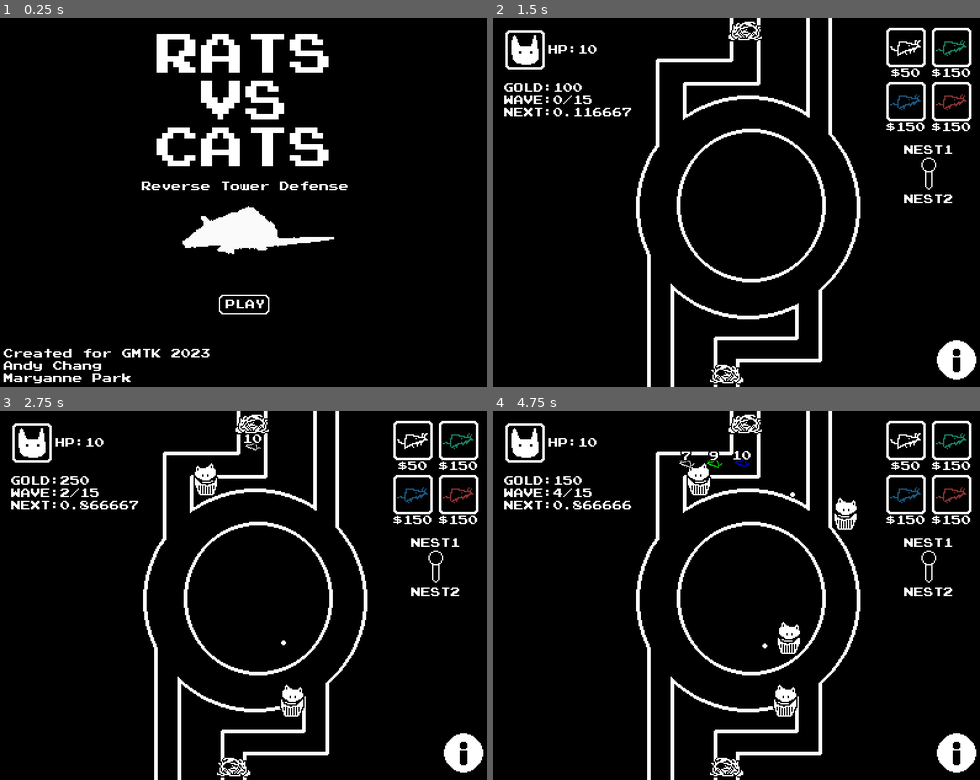
Above: before the commit, frames 1-4 (two rows, left to right).
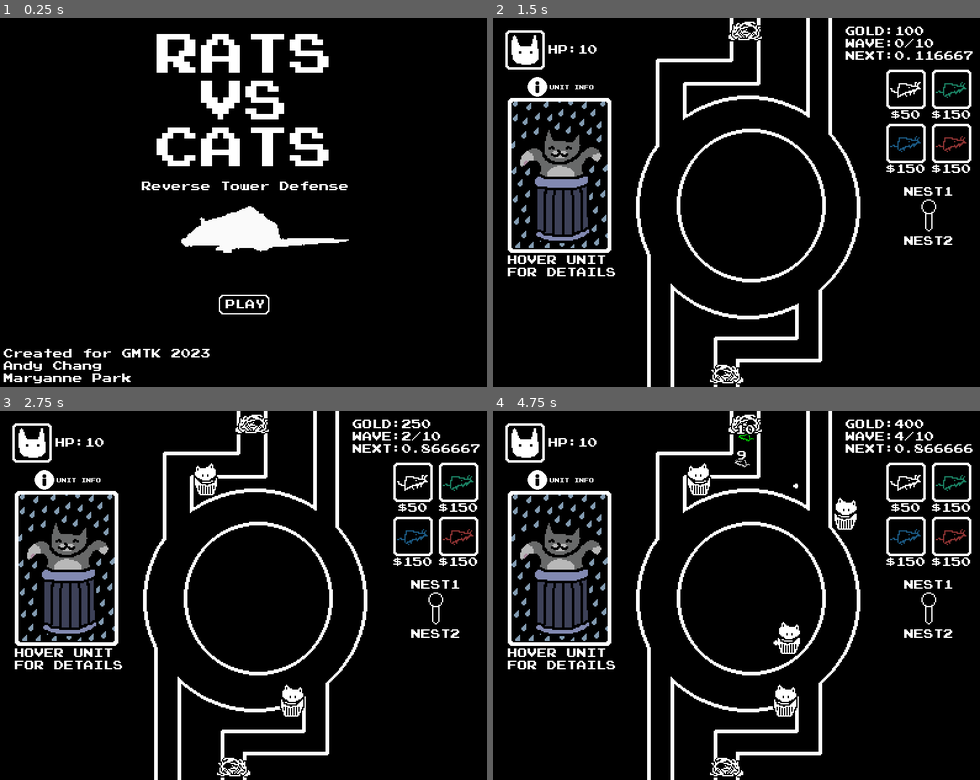
Above: after the commit, the same moments.

Repository: andymjchang/gmtk-2023
Game: Godot game, scene res://Scenes/Title.tscn
Two runs of this game, one before a commit and one after it. Both use one fixed random seed, a clock stepped at 60 frames per second and the inputs below.
Inputs (mouse positions are in pixels of both pictures, inside the frame that each line leads up to):
- Up to frame 1 (0.25 s): no input
- Up to frame 2 (1.5 s): move the mouse to (736, 305) at 0.52 s; click (736, 305) at 0.6 s; move the mouse to (955, 361) at 1.27 s; click (955, 361) at 1.35 s
- Up to frame 3 (2.75 s): move the mouse to (413, 440) at 2.02 s; click (413, 440) at 2.1 s
- Up to frame 4 (4.75 s): move the mouse to (950, 440) at 2.77 s; click (950, 440) at 2.85 s; move the mouse to (906, 495) at 3.52 s; click (906, 495) at 3.6 s; move the mouse to (950, 495) at 4.27 s; click (950, 495) at 4.35 s

The runs differ from the first frame. In frame 1, 0.2% of the frame differs, in the area x 37-72%, y 51-64%; in frame 2, 8.3%; in frame 3, 8.4%; in frame 4, 8.6%, in the area x 2-100%, y 2-98%.

Commit message:
early portrait info

Diff:
--- /dev/null
+++ b/Objects/UnitPortrait.tscn
@@ -0,0 +1,79 @@
+[gd_scene load_steps=19 format=2]
+
+[ext_resource path="res://Assets/catstrash.png" type="Texture" id=1]
+
+[sub_resource type="AtlasTexture" id=1]
+atlas = ExtResource( 1 )
+region = Rect2( 0, 0, 80, 120 )
+
+[sub_resource type="AtlasTexture" id=2]
+atlas = ExtResource( 1 )
+region = Rect2( 80, 0, 80, 120 )
+
+[sub_resource type="AtlasTexture" id=3]
+atlas = ExtResource( 1 )
+region = Rect2( 160, 0, 80, 120 )
+
+[sub_resource type="AtlasTexture" id=4]
+atlas = ExtResource( 1 )
+region = Rect2( 240, 0, 80, 120 )
+
+[sub_resource type="AtlasTexture" id=5]
+atlas = ExtResource( 1 )
+region = Rect2( 320, 0, 80, 120 )
+
+[sub_resource type="AtlasTexture" id=6]
+atlas = ExtResource( 1 )
+region = Rect2( 400, 0, 80, 120 )
+
+[sub_resource type="AtlasTexture" id=7]
+atlas = ExtResource( 1 )
+region = Rect2( 480, 0, 80, 120 )
+
+[sub_resource type="AtlasTexture" id=8]
+atlas = ExtResource( 1 )
+region = Rect2( 560, 0, 80, 120 )
+
+[sub_resource type="AtlasTexture" id=9]
+atlas = ExtResource( 1 )
+region = Rect2( 640, 0, 80, 120 )
+
+[sub_resource type="AtlasTexture" id=10]
+atlas = ExtResource( 1 )
+region = Rect2( 720, 0, 80, 120 )
+
+[sub_resource type="AtlasTexture" id=11]
+atlas = ExtResource( 1 )
+region = Rect2( 800, 0, 80, 120 )
+
+[sub_resource type="AtlasTexture" id=12]
+atlas = ExtResource( 1 )
+region = Rect2( 880, 0, 80, 120 )
+
+[sub_resource type="AtlasTexture" id=13]
+atlas = ExtResource( 1 )
+region = Rect2( 960, 0, 80, 120 )
+
+[sub_resource type="AtlasTexture" id=14]
+atlas = ExtResource( 1 )
+region = Rect2( 1040, 0, 80, 120 )
+
+[sub_resource type="AtlasTexture" id=15]
+atlas = ExtResource( 1 )
+region = Rect2( 1120, 0, 80, 120 )
+
+[sub_resource type="AtlasTexture" id=16]
+atlas = ExtResource( 1 )
+region = Rect2( 1200, 0, 80, 120 )
+
+[sub_resource type="SpriteFrames" id=17]
+animations = [ {
+"frames": [ SubResource( 1 ), SubResource( 2 ), SubResource( 3 ), SubResource( 4 ), SubResource( 5 ), SubResource( 6 ), SubResource( 7 ), SubResource( 8 ), SubResource( 9 ), SubResource( 10 ), SubResource( 11 ), SubResource( 12 ), SubResource( 13 ), SubResource( 14 ), SubResource( 15 ), SubResource( 16 ) ],
+"loop": true,
+"name": "default",
+"speed": 5.0
+} ]
+
+[node name="UnitPortrait" type="AnimatedSprite"]
+frames = SubResource( 17 )
+frame = 7
--- /dev/null
+++ b/Resources/24pt_font.tres
@@ -0,0 +1,10 @@
+[gd_resource type="DynamicFont" load_steps=2 format=2]
+
+[ext_resource path="res://Assets/PressStart2P-vaV7.ttf" type="DynamicFontData" id=1]
+
+[resource]
+size = 24
+outline_size = 1
+outline_color = Color( 0, 0, 0, 1 )
+extra_spacing_top = 1
+font_data = ExtResource( 1 )
--- a/Scenes/Main.gd
+++ b/Scenes/Main.gd
@@ -5,7 +5,7 @@
 var enemyHP := 10
 var playerGold := 100
 var currentWave := 0
-var totalWaves := 15
+var totalWaves := 10
 var elementArray = ["red", "darkgreen", "blue"]
 onready var trackID = get_node("Track1")
 
@@ -29,7 +29,7 @@
 	if currentWave < totalWaves:
 		currentWave += 1
 		new_tower()
-		playerGold += 100
+		playerGold += 50 * currentWave
 
 
 func new_tower():
--- a/Scenes/Main.tscn
+++ b/Scenes/Main.tscn
@@ -10,12 +10,9 @@
 [ext_resource path="res://Resources/default_font.tres" type="DynamicFont" id=8]
 [ext_resource path="res://Assets/toggle.png" type="Texture" id=9]
 [ext_resource path="res://Assets/rat_nest.png" type="Texture" id=10]
-[ext_resource path="res://Assets/green_tile_filter.png" type="Texture" id=11]
-[ext_resource path="res://Assets/info_symbol.png" type="Texture" id=12]
-[ext_resource path="res://Objects/PlacementDetector.gd" type="Script" id=13]
-
-[sub_resource type="RectangleShape2D" id=1]
-extents = Vector2( 15, 15 )
+[ext_resource path="res://Assets/info_symbol.png" type="Texture" id=11]
+[ext_resource path="res://Objects/UnitPortrait.tscn" type="PackedScene" id=14]
+[ext_resource path="res://Assets/portrait_frame.png" type="Texture" id=15]
 
 [sub_resource type="RectangleShape2D" id=3]
 extents = Vector2( 9.5, 16.5 )
@@ -29,9 +26,6 @@
 _data = {
 "points": PoolVector2Array( 0, 0, 0, 0, 141, 290, 0, 0, 0, 0, 141, 269, 0, 0, 0, 0, 207, 269, 0, 0, 0, 0, 207, 209, 0,  …(465 unchanged characters)…
 }
-
-[sub_resource type="RectangleShape2D" id=4]
-extents = Vector2( 42, 59.5 )
 
 [node name="Main" type="Node2D" groups=["MainNode"]]
 position = Vector2( 50, 0 )
@@ -62,31 +56,8 @@
 position = Vector2( -23, 26 )
 texture = ExtResource( 7 )
 
-[node name="InfoButton" type="Node2D" parent="PlacementDetectorGroup"]
-position = Vector2( 327, 278 )
-script = ExtResource( 13 )
-detectorIndex = 1
-
-[node name="Sprite" type="Sprite" parent="PlacementDetectorGroup/InfoButton"]
-visible = false
-position = Vector2( 7.15256e-07, 0.500003 )
-scale = Vector2( 0.645161, 0.67742 )
-texture = ExtResource( 11 )
-
-[node name="Area2D" type="Area2D" parent="PlacementDetectorGroup/InfoButton"]
-
-[node name="CollisionShape2D" type="CollisionShape2D" parent="PlacementDetectorGroup/InfoButton/Area2D"]
-shape = SubResource( 1 )
-
-[node name="Timer" type="Timer" parent="PlacementDetectorGroup/InfoButton"]
-wait_time = 0.1
-one_shot = true
-
-[node name="InfoSymbol" type="Sprite" parent="PlacementDetectorGroup/InfoButton"]
-texture = ExtResource( 12 )
-
 [node name="RatButton1" parent="PlacementDetectorGroup" instance=ExtResource( 5 )]
-position = Vector2( 286, 24 )
+position = Vector2( 286, 58 )
 
 [node name="PlaceholderObject3" type="Sprite" parent="PlacementDetectorGroup/RatButton1"]
 texture = ExtResource( 6 )
@@ -103,7 +74,7 @@
 text = "$50"
 
 [node name="RatButton2" parent="PlacementDetectorGroup" instance=ExtResource( 5 )]
-position = Vector2( 323, 24 )
+position = Vector2( 323, 58 )
 
 [node name="PlaceholderObjectSheet" type="Sprite" parent="PlacementDetectorGroup/RatButton2"]
 texture = ExtResource( 6 )
@@ -121,7 +92,7 @@
 text = "$150"
 
 [node name="RatBuutton3" parent="PlacementDetectorGroup" instance=ExtResource( 5 )]
-position = Vector2( 286, 68 )
+position = Vector2( 286, 102 )
 
 [node name="PlaceholderObjectSheet" type="Sprite" parent="PlacementDetectorGroup/RatBuutton3"]
 texture = ExtResource( 6 )
@@ -139,7 +110,7 @@
 text = "$150"
 
 [node name="RatButton4" parent="PlacementDetectorGroup" instance=ExtResource( 5 )]
-position = Vector2( 323, 68 )
+position = Vector2( 323, 102 )
 
 [node name="PlaceholderObjectSheet" type="Sprite" parent="PlacementDetectorGroup/RatButton4"]
 texture = ExtResource( 6 )
@@ -157,7 +128,7 @@
 text = "$150"
 
 [node name="Toggle" type="Sprite" parent="PlacementDetectorGroup"]
-position = Vector2( 304.5, 127.5 )
+position = Vector2( 304.5, 161.5 )
 texture = ExtResource( 9 )
 hframes = 2
 
@@ -238,17 +209,18 @@
 curve = SubResource( 2 )
 
 [node name="RichTextLabel" type="RichTextLabel" parent="."]
-margin_left = -40.0
-margin_top = 52.0
-margin_right = 67.0
-margin_bottom = 144.0
+margin_left = 237.0
+margin_top = 6.0
+margin_right = 344.0
+margin_bottom = 98.0
+mouse_filter = 2
 custom_fonts/normal_font = ExtResource( 8 )
 text = "HP:10"
 
 [node name="HPLabel" type="RichTextLabel" parent="."]
 margin_left = -4.0
 margin_top = 21.0
-margin_right = 36.0
+margin_right = 82.0
 margin_bottom = 43.0
 custom_fonts/normal_font = ExtResource( 8 )
 text = "HP:10"
@@ -256,12 +228,35 @@
 [node name="WaveTimer" type="Timer" parent="."]
 autostart = true
 
-[node name="CollisionShape2D" type="CollisionShape2D" parent="."]
-position = Vector2( 4, 156.5 )
-shape = SubResource( 4 )
-
-[connection signal="input_event" from="PlacementDetectorGroup/InfoButton/Area2D" to="PlacementDetectorGroup/InfoButton" method="_on_Area2D_input_event"]
-[connection signal="timeout" from="PlacementDetectorGroup/InfoButton/Timer" to="PlacementDetectorGroup/InfoButton" method="_on_Timer_timeout"]
+[node name="UnitPortrait" parent="." instance=ExtResource( 14 )]
+position = Vector2( 5, 127 )
+
+[node name="PortraitFrame" type="Sprite" parent="UnitPortrait"]
+position = Vector2( 0, 1 )
+texture = ExtResource( 15 )
+
+[node name="InfoSymbol" type="Sprite" parent="UnitPortrait"]
+position = Vector2( -18, -71 )
+scale = Vector2( 0.5, 0.5 )
+texture = ExtResource( 11 )
+
+[node name="RichTextLabel" type="RichTextLabel" parent="UnitPortrait/InfoSymbol"]
+margin_left = 20.0
+margin_top = -4.0
+margin_right = 148.0
+margin_bottom = 36.0
+custom_fonts/normal_font = ExtResource( 8 )
+text = "UNIT INFO"
+
+[node name="PortraitLabel" type="RichTextLabel" parent="UnitPortrait"]
+margin_left = -42.0
+margin_top = 65.0
+margin_right = 72.0
+margin_bottom = 173.0
+custom_fonts/normal_font = ExtResource( 8 )
+text = "HOVER UNIT FOR DETAILS
+"
+
 [connection signal="pressed" from="PlacementDetectorGroup/RatButton1" to="." method="_on_RatButton1_pressed"]
 [connection signal="pressed" from="PlacementDetectorGroup/RatButton2" to="." method="_on_RatButton2_pressed"]
 [connection signal="pressed" from="PlacementDetectorGroup/RatBuutton3" to="." method="_on_RatBuutton3_pressed"]
--- a/Scenes/Title.tscn
+++ b/Scenes/Title.tscn
@@ -234,7 +234,7 @@
 [node name="AnimatedSprite" type="AnimatedSprite" parent="."]
 position = Vector2( 192, 174 )
 frames = SubResource( 50 )
-frame = 2
+frame = 3
 speed_scale = 2.0
 playing = true
 
--- /dev/null
+++ b/Scenes/VictoryScreen.tscn
@@ -0,0 +1,20 @@
+[gd_scene load_steps=3 format=2]
+
+[ext_resource path="res://Assets/banner.png" type="Texture" id=1]
+[ext_resource path="res://Resources/24pt_font.tres" type="DynamicFont" id=2]
+
+[node name="VictoryScreen" type="Node2D"]
+
+[node name="Banner" type="Sprite" parent="."]
+position = Vector2( 200, 147 )
+scale = Vector2( 40, 1 )
+texture = ExtResource( 1 )
+
+[node name="RichTextLabel" type="RichTextLabel" parent="."]
+margin_top = 135.0
+margin_right = 400.0
+margin_bottom = 175.0
+custom_fonts/normal_font = ExtResource( 2 )
+bbcode_enabled = true
+bbcode_text = "[center]RATS WIN"
+text = "RATS WIN"
Binary file added: Assets/banner.png
Not shown, added: Assets/banner.png.import
Binary file added: Assets/catstrash.png
Not shown, added: Assets/catstrash.png.import
Binary file added: Assets/portrait_frame.png
Not shown, added: Assets/portrait_frame.png.import
Not shown: 1 places in Scenes/Main.tscn that only renumber resources
Not shown, added: export_presets.cfg
